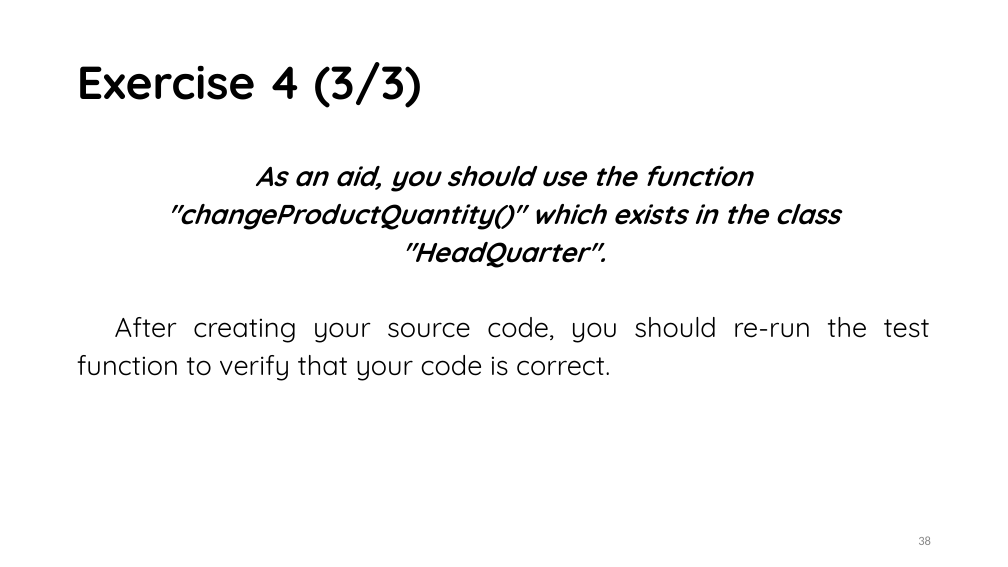
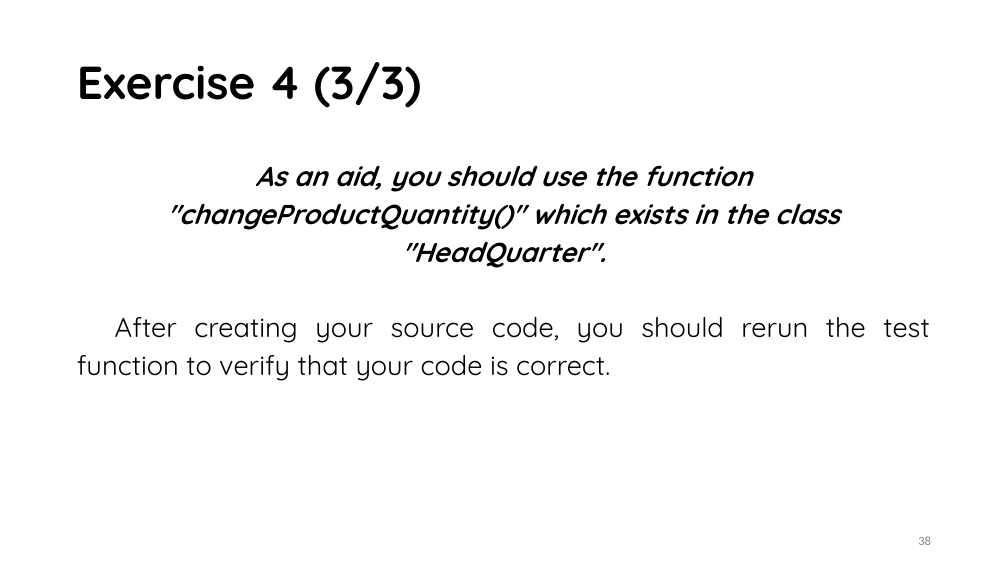
Before and after one commit to saracouto1318/TVVS, a slide deck: slide 38 of Presentation.pptx. Drawn at 1008x567 pixels with LibreOffice and Linux fonts; fonts in the diff are those of the drawing. Boxes give left, top, right and bottom in pixels: in the first picture for what was removed or moved away, otherwise in the second. Text is boxed around its words. In the diff, an @@ line names an element or a change of style, - is before the commit and + after.

```diff
--- a/Presentation.pptx
+++ b/Presentation.pptx
@@ text at [77, 317, 929, 381]: text changed @@
-After creating your source code, you should re-run the test function to verify that your code is correct.
+After creating your source code, you should rerun the test function to verify that your code is correct.
```
Also in this commit, not shown: 3 other slides changed, 3 other files.
